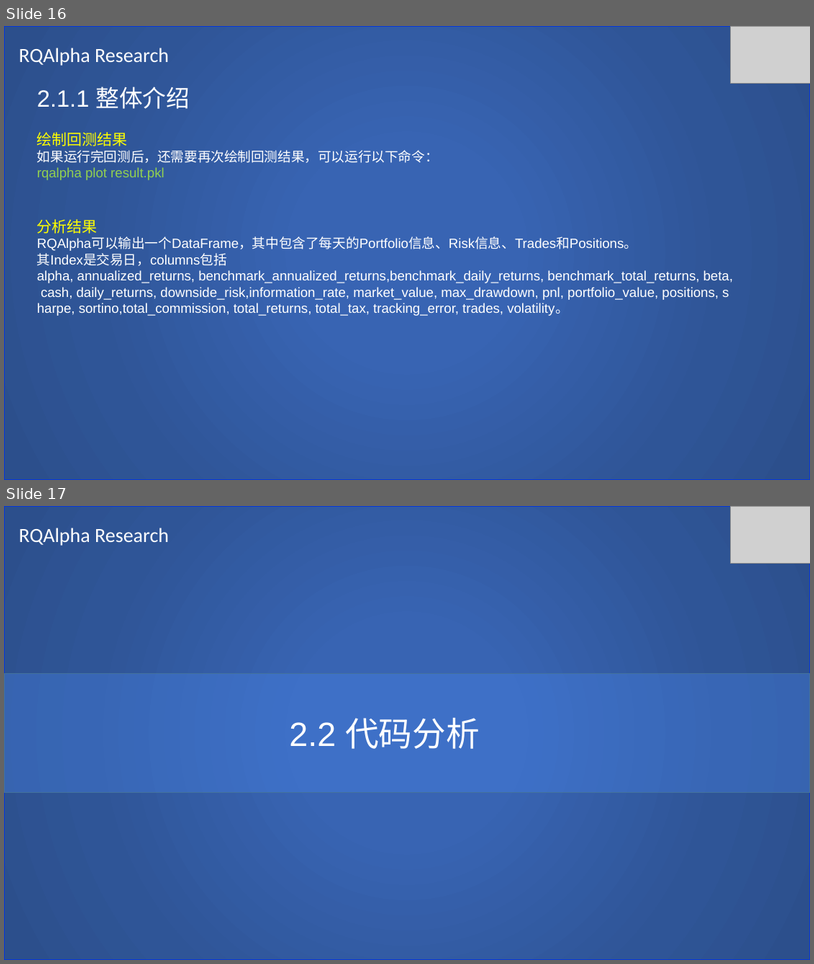
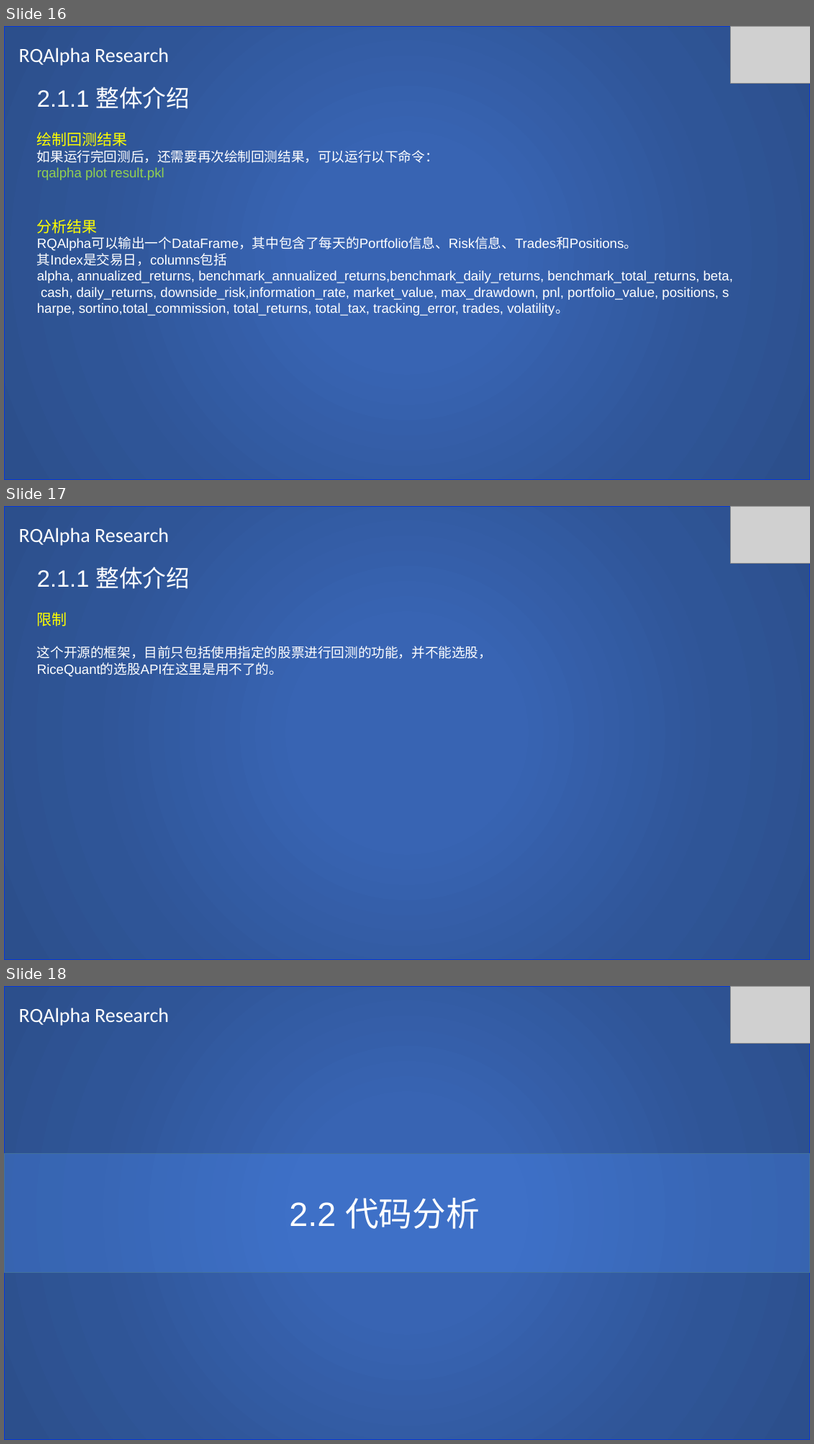
Before and after one commit to SCITLAS/Stellar, a slide deck: Stellar_0.1/documents/RQAlpha_Research.pptx. Shown one above the other, each under a label of ours: slides 16 and 17 before the commit, slides 16, 17 and 18 after it. The pictures are 814x964 and 814x1444 pixels, drawn with LibreOffice and Linux fonts; fonts in the diff are those of the drawing; grey boxes stand for pictures. Boxes give left, top, right and bottom in pixels: in the first picture for what was removed or moved away, otherwise in the second. Text is boxed around its words. In the diff, an @@ line names an element or a change of style, - is before the commit and + after.

```diff
--- a/Stellar_0.1/documents/RQAlpha_Research.pptx
+++ b/Stellar_0.1/documents/RQAlpha_Research.pptx
@@ slide 17 added at (x1=4, y1=506, x2=810, y2=960), background #FFFFFF @@
@@ rectangle added at (x1=4, y1=506, x2=810, y2=960), fill gradient #3864B3 to #2F5597 to #2C4F8C, outline #0838D5 1 pt @@
@@ picture added at (x1=730, y1=506, x2=810, y2=563) @@
@@ text added at (x1=19, y1=528, x2=169, y2=546), 24 pt, text #FFFFFF @@
+RQAlpha Research
@@ text added at (x1=37, y1=566, x2=492, y2=677), 16 pt, text #FFFFFF @@
+2.1.1 整体介绍
+限制
+这个开源的框架，目前只包括使用指定的股票进行回测的功能，并不能选股，
+RiceQuant的选股API在这里是用不了的。
@@ what was slide 17 is now slide 18 @@
```
Also in this commit, not shown: 2 other slides added, 2 other files.
